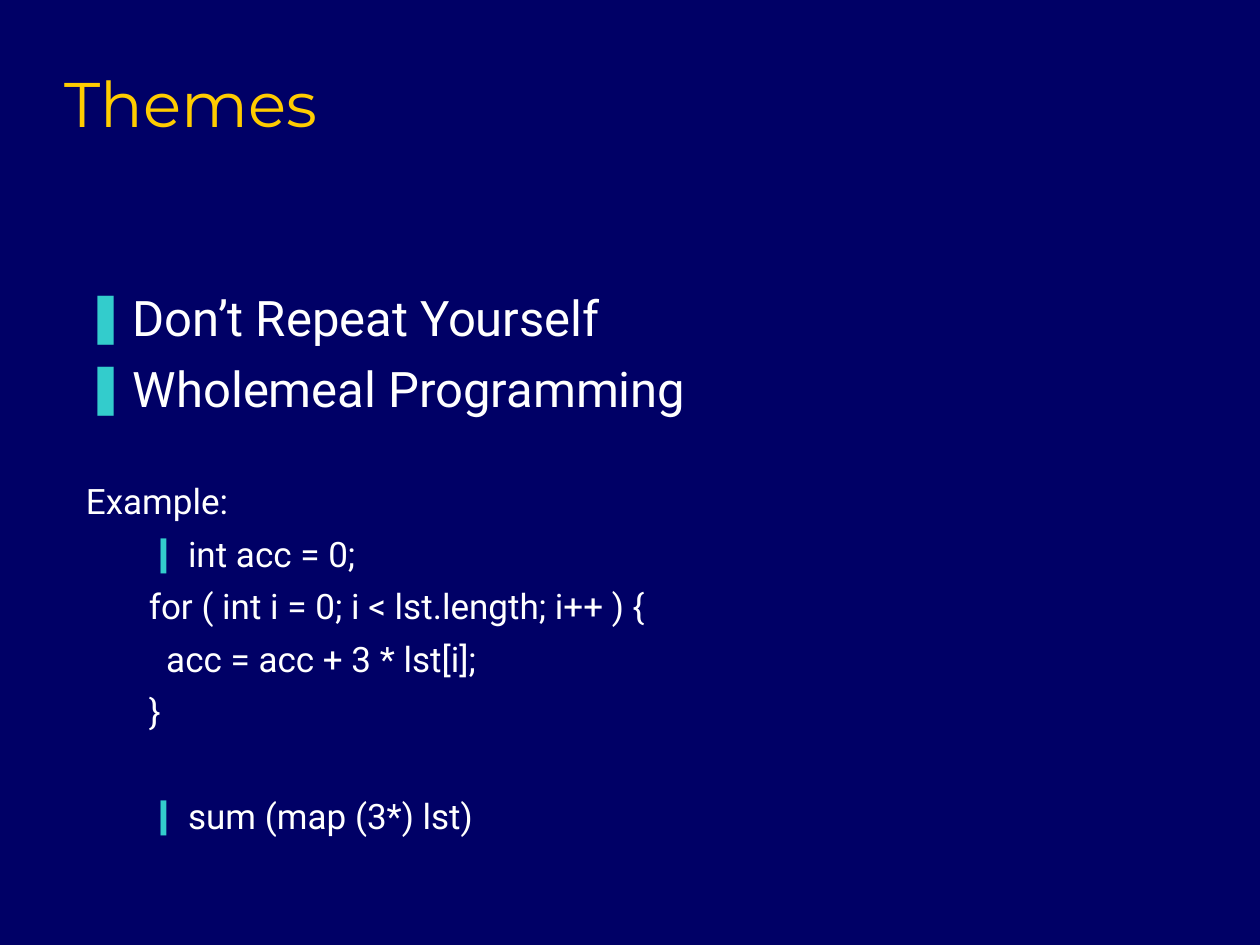
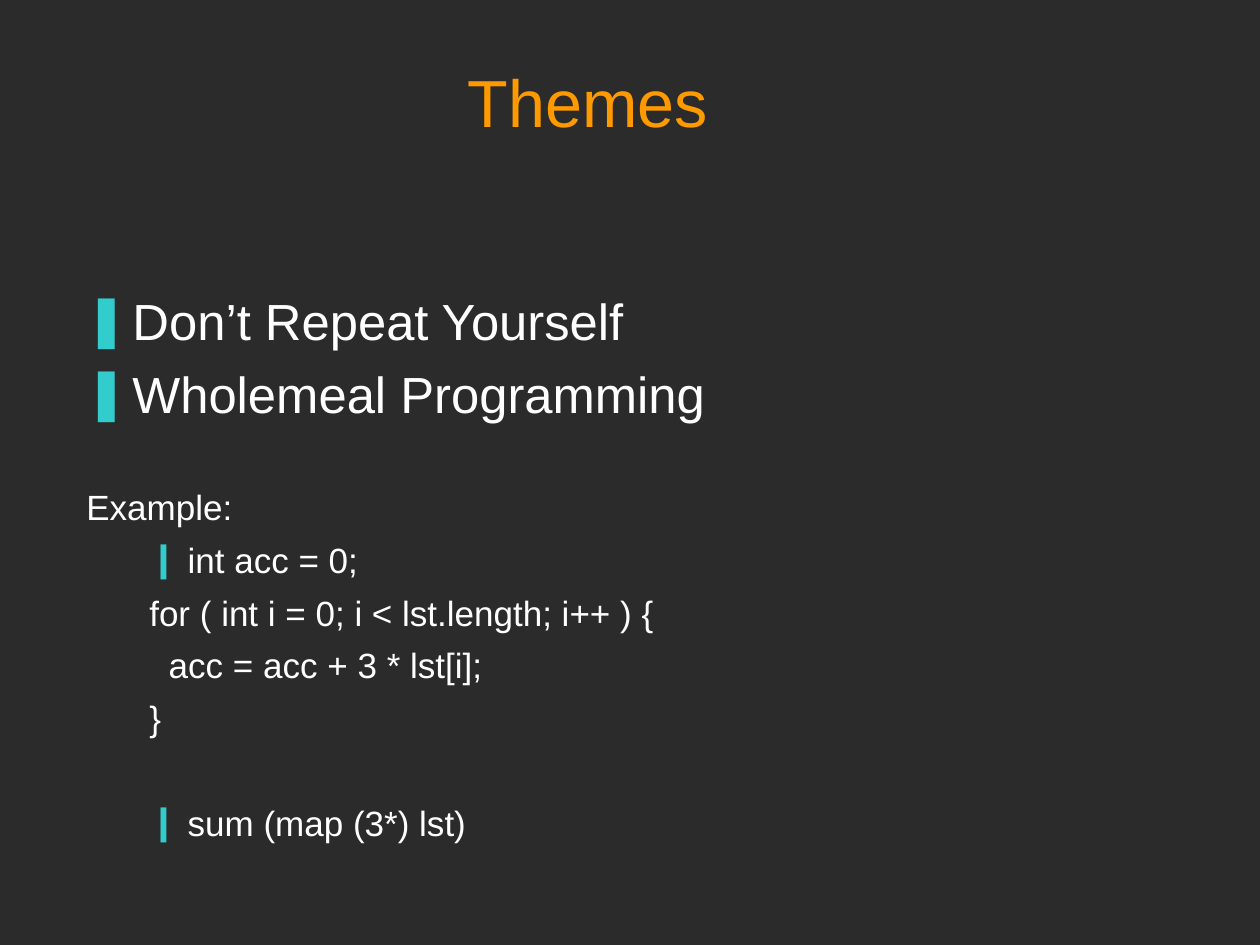
Before and after one commit to ouanixi/FPDundee, a slide deck: slide 10 of week1/week1.ppt. Drawn at 1260x945 pixels with LibreOffice and Linux fonts; fonts in the diff are those of the drawing; background and template pictures are left out; a plain dark background stands for a picture behind light text. Boxes give left, top, right and bottom in pixels: in the first picture for what was removed or moved away, otherwise in the second. Text is boxed around its words. In the diff, an @@ line names an element or a change of style, - is before the commit and + after.

```diff
--- a/week1/week1.ppt
+++ b/week1/week1.ppt
@@ background #000066 to picture (left out) @@
@@ title "Themes" at bbox=[468, 78, 708, 128]: size 36 to 38 pt, font Montserrat to Arial, text colour #FFCC00 to #FF9900; alignment left to centre @@
@@ text "Don’t Repeat Yourself" at bbox=[86, 303, 705, 842]: size 28 to 29 pt in "Don’t Repeat Yourself", "Wholemeal Programming"; font Roboto to Arial @@
```
Also in this commit, not shown: 9 other slides changed, 1 other file.
